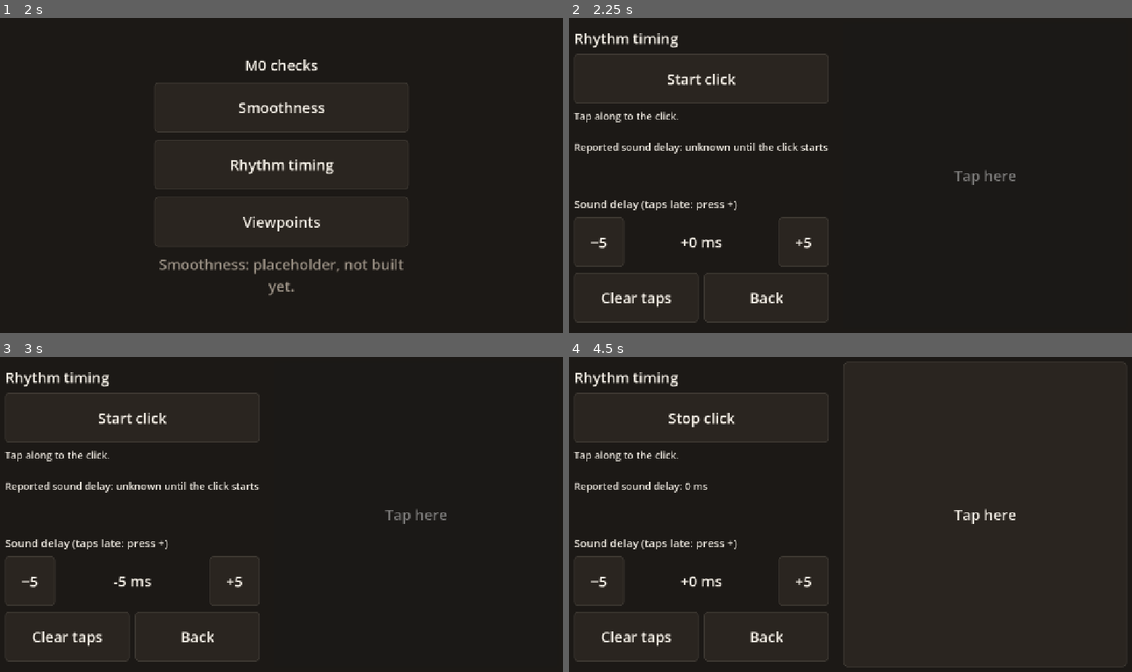
Above: before the commit, frames 1-4 (two rows, left to right).
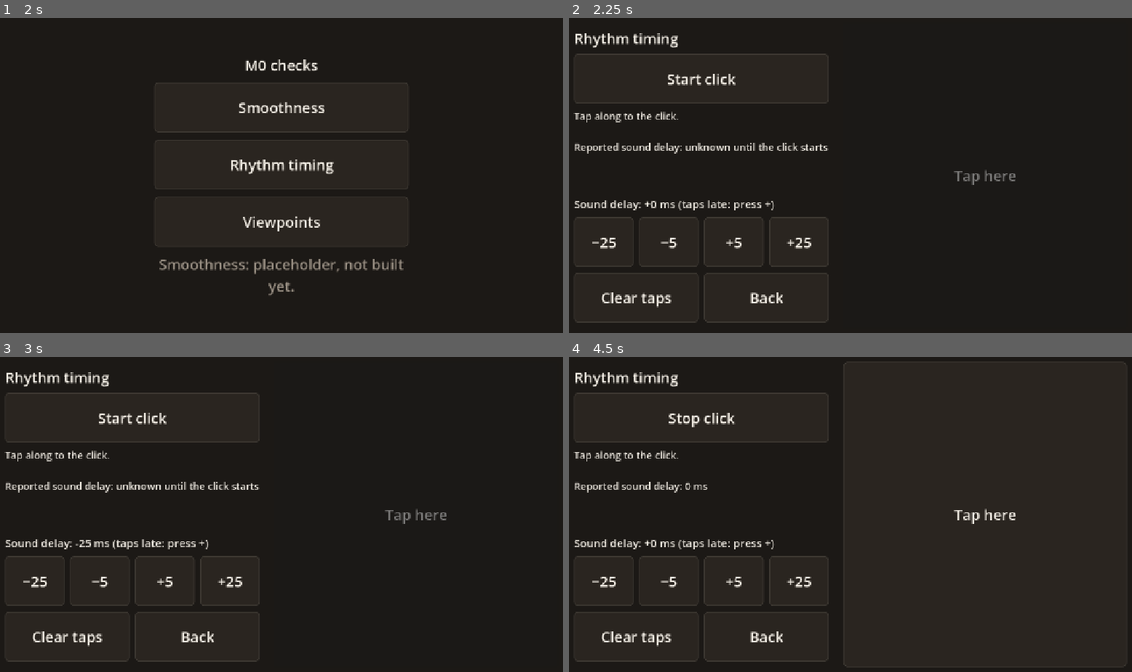
Above: after the commit, the same moments.

Repository: dsickles/Threshold
Game: Godot game, scene res://scenes/ui/m0_menu.tscn
The game is run twice, just before and just after one commit, with the same random seed, the same clock (stepped at 60 frames per second) and the same inputs. Sound files missing from this copy of the repository are replaced by a short silence.
Inputs (mouse positions are in pixels of both pictures, inside the frame that each line leads up to):
- Up to frame 1 (2 s): click "Tap to begin" at 0.5 s; click "Smoothness" at 1.25 s
- Up to frame 2 (2.25 s): click "Rhythm timing" at 2 s
- Up to frame 3 (3 s): click (33, 580) at 2.75 s, where only the run after the commit has a clickable "−25"
- Up to frame 4 (4.5 s): click (799, 580) at 3.5 s, where only the run after the commit has a clickable "+25"; click "Start click" at 4.25 s

Frame 1 is identical in both runs. In frame 2, 1.0% of the frame differs, in the area x 3-42%, y 57-80%; in frame 3, 1.0%; in frame 4, 1.0%.

Commit message:
Rhythm check: allow up to half a beat of delay adjustment, add 25 ms steps (DAS-68)
The iPhone needed more than the old 150 ms cap.

Co-Authored-By: Claude Opus 5.5 <noreply@anthropic.com>

Diff:
--- a/game/scenes/ui/m0_rhythm_check.gd
+++ b/game/scenes/ui/m0_rhythm_check.gd
@@ -10,9 +10,11 @@
 const RECENT_TAPS := 20
 # Placeholder: the real Good window is decided when the Partner is built.
 const GOOD_WINDOW_MS := 100.0
-const DELAY_STEP_MS := 5.0
-# A quarter beat. Near half a beat, late taps would wrap round to read early.
-const DELAY_LIMIT_MS := 150.0
+const FINE_STEP_MS := 5.0
+const COARSE_STEP_MS := 25.0
+# Half a beat. Offsets are measured around the current adjustment, so any
+# value works; past half a beat it would only repeat the other side.
+const DELAY_LIMIT_MS := 300.0
 
 var _beat_seconds: float
 var _output_latency_seconds := -1.0  # Unknown until the click first starts.
@@ -35,8 +37,10 @@
 	_beat_seconds = _player.stream.get_length()
 	_start_button.pressed.connect(_on_start_pressed)
 	_tap_pad.button_down.connect(_on_tap)
-	%DelayDownButton.pressed.connect(_change_delay.bind(-DELAY_STEP_MS))
-	%DelayUpButton.pressed.connect(_change_delay.bind(DELAY_STEP_MS))
+	%DelayDownCoarseButton.pressed.connect(_change_delay.bind(-COARSE_STEP_MS))
+	%DelayDownButton.pressed.connect(_change_delay.bind(-FINE_STEP_MS))
+	%DelayUpButton.pressed.connect(_change_delay.bind(FINE_STEP_MS))
+	%DelayUpCoarseButton.pressed.connect(_change_delay.bind(COARSE_STEP_MS))
 	%ClearButton.pressed.connect(_on_clear_pressed)
 	%BackButton.pressed.connect(queue_free)
 	_tap_pad.disabled = true
@@ -87,7 +91,7 @@
 
 
 func _refresh() -> void:
-	_delay_value.text = "%+d ms" % roundi(_delay_ms)
+	_delay_value.text = "Sound delay: %+d ms (taps late: press +)" % roundi(_delay_ms)
 	var latency_text := "Reported sound delay: unknown until the click starts"
 	if _output_latency_seconds >= 0.0:
 		latency_text = "Reported sound delay: %d ms" % roundi(_output_latency_seconds * 1000.0)
--- a/game/scenes/ui/m0_rhythm_check.tscn
+++ b/game/scenes/ui/m0_rhythm_check.tscn
@@ -64,33 +64,43 @@
 theme_override_font_sizes/font_size = 22
 autowrap_mode = 3
 
-[node name="DelayLabel" type="Label" parent="Margin/Columns/Controls"]
+[node name="DelayValue" type="Label" parent="Margin/Columns/Controls"]
+unique_name_in_owner = true
 layout_mode = 2
 theme_override_font_sizes/font_size = 24
-text = "Sound delay (taps late: press +)"
+text = "Sound delay: +0 ms (taps late: press +)"
 
 [node name="DelayRow" type="HBoxContainer" parent="Margin/Columns/Controls"]
 layout_mode = 2
 theme_override_constants/separation = 12
 
+[node name="DelayDownCoarseButton" type="Button" parent="Margin/Columns/Controls/DelayRow"]
+unique_name_in_owner = true
+custom_minimum_size = Vector2(0, 110)
+layout_mode = 2
+size_flags_horizontal = 3
+text = "−25"
+
 [node name="DelayDownButton" type="Button" parent="Margin/Columns/Controls/DelayRow"]
 unique_name_in_owner = true
-custom_minimum_size = Vector2(110, 110)
-layout_mode = 2
-text = "−5"
-
-[node name="DelayValue" type="Label" parent="Margin/Columns/Controls/DelayRow"]
-unique_name_in_owner = true
+custom_minimum_size = Vector2(0, 110)
 layout_mode = 2
 size_flags_horizontal = 3
-text = "+0 ms"
-horizontal_alignment = 1
+text = "−5"
 
 [node name="DelayUpButton" type="Button" parent="Margin/Columns/Controls/DelayRow"]
 unique_name_in_owner = true
-custom_minimum_size = Vector2(110, 110)
+custom_minimum_size = Vector2(0, 110)
 layout_mode = 2
+size_flags_horizontal = 3
 text = "+5"
+
+[node name="DelayUpCoarseButton" type="Button" parent="Margin/Columns/Controls/DelayRow"]
+unique_name_in_owner = true
+custom_minimum_size = Vector2(0, 110)
+layout_mode = 2
+size_flags_horizontal = 3
+text = "+25"
 
 [node name="BottomRow" type="HBoxContainer" parent="Margin/Columns/Controls"]
 layout_mode = 2
